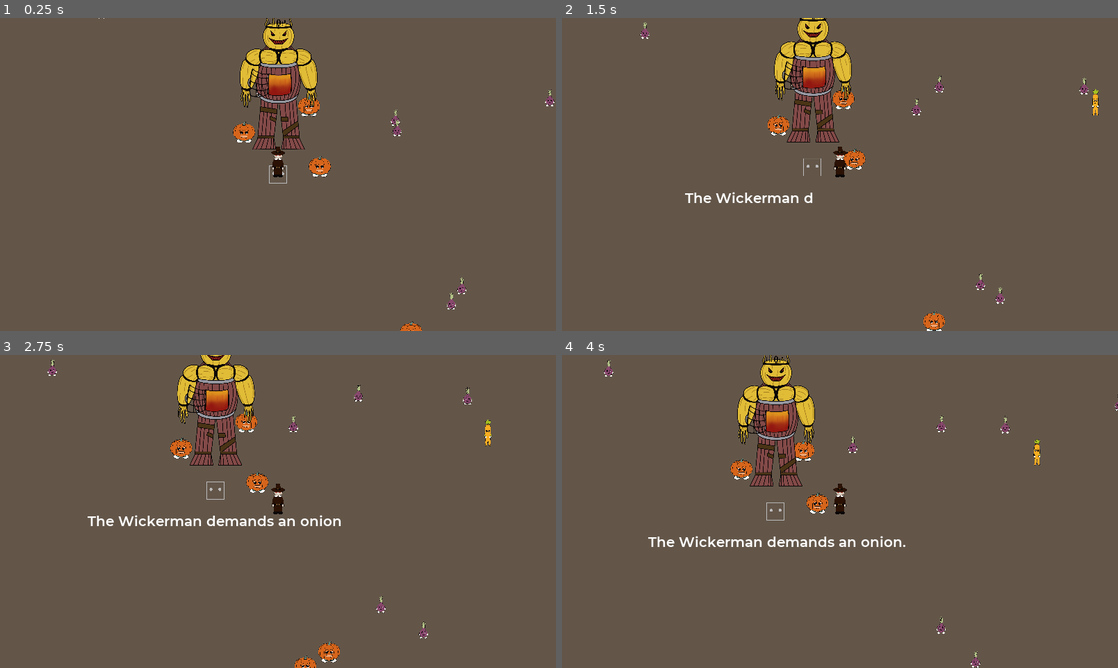
Above: before the commit, frames 1-4 (two rows, left to right).
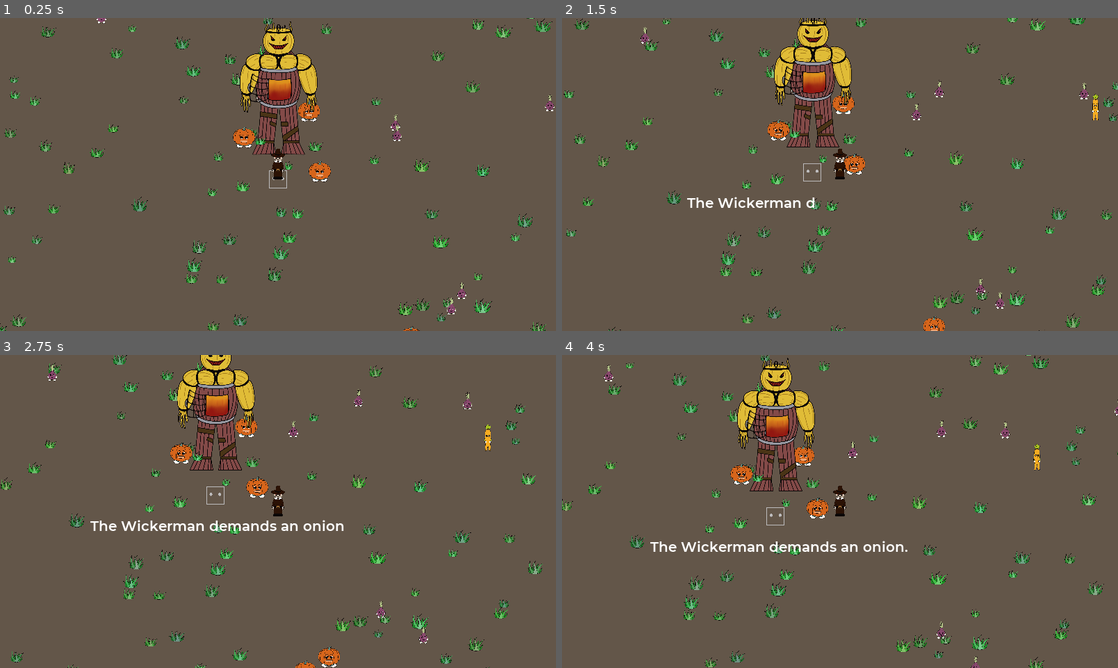
Above: after the commit, the same moments.

Repository: Ivorforce/Wickerman
Game: Godot game, scene res://Levels/Main.tscn
Same seed, same stepped clock (60 frames per second), same inputs: the game is played once before the commit and once after it. This scene is started directly instead of the project's main scene.
Inputs:
- Up to frame 1 (0.25 s): no input
- Up to frame 2 (1.5 s): tap Enter (action) at 0.5, 0.6 s; hold Right (right) 0.53-1.28 s; hold Down (down) from 1.28 s (still down); tap Space (attack) at 1.35 s
- Up to frame 3 (2.75 s): release Down (down) at 2.03 s; hold Right (right) from 2.03 s (still down); tap Enter (action) at 2.1 s
- Up to frame 4 (4 s): release Right (right) at 2.78 s; hold Up (up) 2.78-3.53 s; tap Space (attack) at 2.85 s; hold A (left) from 3.53 s (still down); tap Enter (action) at 3.6 s

The runs differ from the first frame. In frame 1, 6.0% of the frame differs, in the area x 0-100%, y 0-100%; in frame 2, 6.7%; in frame 3, 7.1%; in frame 4, 7.2%.

Commit message:
Add grass and exclamation points.

Diff:
--- /dev/null
+++ b/Actors/FX/ExclamationMark.gd
@@ -0,0 +1,9 @@
+extends Node2D
+class_name ExclamationMark
+
+var time_until_death := 0.2
+
+func _process(delta):
+	time_until_death -= delta
+	if time_until_death <= 0:
+		queue_free()
--- /dev/null
+++ b/Actors/FX/ExclamationMark.tscn
@@ -0,0 +1,11 @@
+[gd_scene load_steps=3 format=2]
+
+[ext_resource path="res://Actors/FX/exclamation_mark.png" type="Texture" id=1]
+[ext_resource path="res://Actors/FX/ExclamationMark.gd" type="Script" id=2]
+
+[node name="Node2D" type="Node2D"]
+script = ExtResource( 2 )
+
+[node name="Sprite" type="Sprite" parent="."]
+scale = Vector2( 0.02, 0.02 )
+texture = ExtResource( 1 )
--- a/Actors/NPC/Carrot/Carrot.tscn
+++ b/Actors/NPC/Carrot/Carrot.tscn
@@ -11,6 +11,7 @@
 extents = Vector2( 12, 15 )
 
 [node name="Carrot" type="KinematicBody2D"]
+position = Vector2( 0, -15 )
 collision_layer = 3
 script = ExtResource( 2 )
 CorpseEntity = ExtResource( 5 )
--- a/Actors/NPC/NPC.gd
+++ b/Actors/NPC/NPC.gd
@@ -4,6 +4,8 @@
 export var vegetable_type := 0
 export(PackedScene) var CorpseEntity
 onready var BloodEntity = preload("res://Scenery/Blood/Blood.tscn")
+
+onready var ExclamationMarkEntity := preload("res://Actors/FX/ExclamationMark.tscn")
 
 export var max_health := 2
 var health := 2
@@ -38,20 +40,12 @@
 
 func _on_damage_somewhere(victim: Node2D, cause: Node2D):
 	if victim.global_position.distance_squared_to(global_position) < sight_distance * sight_distance:
-		if is_alert_time <= 0:
-			is_shocked_time = initial_shock_time * rand_range(0.5, 1.0)
-		else:
-			is_shocked_time = 0.2
-
-		is_scared_target = cause
-		is_alert_time = max_alert_time
+		be_scared_of(cause)
 
 func damage(damage: int, source: Node2D):
 	health -= damage
 
-	is_scared_target = source
-	is_alert_time = max_alert_time
-
+	be_scared_of(source)
 	Deaths.emit_signal("on_damage", self, source)
 
 	if health <= 0:
@@ -67,6 +61,22 @@
 	else:
 		bleed(0.5)
 
+
+func be_scared_of(cause: Node2D):
+	if is_alert_time <= 0:
+		is_shocked_time = initial_shock_time * rand_range(0.5, 1.0)
+	else:
+		is_shocked_time = 0.2
+
+	is_scared_target = cause
+	is_alert_time = max_alert_time
+
+	var exclamation_mark := ExclamationMarkEntity.instance()
+	exclamation_mark.time_until_death = max(is_shocked_time - 0.05, 0.2)
+	add_child(exclamation_mark)
+	exclamation_mark.global_position = global_position - Vector2(0, 80)
+
+
 func bleed(scale: float):
 	var blood: Node2D = BloodEntity.instance()
 	scale = rand_range(0.06, 0.09) * scale
--- a/Actors/NPC/Onion/Onion.tscn
+++ b/Actors/NPC/Onion/Onion.tscn
@@ -11,6 +11,7 @@
 extents = Vector2( 16, 9 )
 
 [node name="Onion" type="KinematicBody2D"]
+position = Vector2( 0, -9 )
 collision_layer = 3
 script = ExtResource( 2 )
 vegetable_type = 1
--- a/Actors/NPC/Pumpkin/Pumpkin.tscn
+++ b/Actors/NPC/Pumpkin/Pumpkin.tscn
@@ -11,6 +11,7 @@
 extents = Vector2( 37, 23 )
 
 [node name="Pumpkin" type="KinematicBody2D"]
+position = Vector2( 0, -23 )
 collision_layer = 3
 script = ExtResource( 2 )
 vegetable_type = 2
--- a/Actors/Player/Player.tscn
+++ b/Actors/Player/Player.tscn
@@ -14,27 +14,18 @@
 [sub_resource type="RectangleShape2D" id=3]
 extents = Vector2( 13, 9.5 )
 
-[sub_resource type="RectangleShape2D" id=2]
-
 [node name="PlayerTopDownAcceleration" type="KinematicBody2D"]
 script = ExtResource( 6 )
 
 [node name="AnimatedSprite" type="AnimatedSprite" parent="."]
-position = Vector2( 1, -44 )
+position = Vector2( 1, -53 )
 scale = Vector2( 0.08, 0.08 )
 frames = SubResource( 1 )
 
 [node name="PhysicsShape" type="CollisionShape2D" parent="."]
-position = Vector2( 0.0500011, 0.200008 )
+position = Vector2( 0, -10 )
 shape = SubResource( 3 )
 
-[node name="HitBox" type="Area2D" parent="."]
-collision_layer = 4
-collision_mask = 8
-
-[node name="HitShape" type="CollisionShape2D" parent="HitBox"]
-position = Vector2( 0.0500011, -11.3 )
-shape = SubResource( 2 )
-
 [node name="Camera2D" type="Camera2D" parent="."]
+position = Vector2( 0, -17 )
 current = true
--- a/Actors/Wickerman/Wickerman.tscn
+++ b/Actors/Wickerman/Wickerman.tscn
@@ -7,6 +7,7 @@
 extents = Vector2( 83, 43 )
 
 [node name="Wickerman" type="KinematicBody2D"]
+position = Vector2( 0, -40 )
 script = ExtResource( 2 )
 
 [node name="Sprite" type="Sprite" parent="."]
--- a/Levels/Level1.gd
+++ b/Levels/Level1.gd
@@ -3,6 +3,8 @@
 onready var CarrotEntity = preload("res://Actors/NPC/Carrot/Carrot.tscn")
 onready var OnionEntity = preload("res://Actors/NPC/Onion/Onion.tscn")
 onready var PumpkinEntity = preload("res://Actors/NPC/Pumpkin/Pumpkin.tscn")
+
+onready var FoliageEntity = preload("res://Scenery/Foliage/Grass.tscn")
 
 onready var entities = $Entities
 
@@ -20,3 +22,8 @@
 			var entity: NPC = EntityType.instance()
 			entity.global_position = center + Vector2(rand_range(-200, 200), rand_range(-200, 200))
 			entities.add_child(entity)
+
+	for i in range(500):
+		var entity: Grass = FoliageEntity.instance()
+		entity.global_position = Vector2(rand_range(-2000, 2000), rand_range(-2000, 2000))
+		entities.add_child(entity)
--- a/Levels/Main.tscn
+++ b/Levels/Main.tscn
@@ -18,6 +18,9 @@
 [node name="Level1" parent="." instance=ExtResource( 2 )]
 position = Vector2( 984, 536 )
 
+[node name="Player" parent="Level1/Entities" index="1" instance=ExtResource( 4 )]
+position = Vector2( 2, 165 )
+
 [node name="WickermanDemandText" type="Label" parent="Level1"]
 unique_name_in_owner = true
 margin_left = -438.0
@@ -26,12 +29,10 @@
 margin_bottom = 303.0
 custom_fonts/font = SubResource( 1 )
 text = "The wickerman demands an onion."
+align = 1
 script = ExtResource( 8 )
 
 [node name="Tween" type="Tween" parent="Level1/WickermanDemandText"]
-
-[node name="Player" parent="Level1/Entities" index="1" instance=ExtResource( 4 )]
-position = Vector2( 2, 165 )
 
 [node name="Particles" type="Node2D" parent="."]
 position = Vector2( 0, 6.15164 )
--- /dev/null
+++ b/Scenery/Foliage/Grass.gd
@@ -0,0 +1,11 @@
+extends Node2D
+class_name Grass
+
+func _ready():
+	var _scale := rand_range(0.7, 1.3)
+	scale = Vector2(_scale * rand_range(0.9, 1.1), _scale * rand_range(0.9, 1.1))
+
+	var color := Vector3(rand_range(0.7, 1.0), rand_range(0.7, 1.0), rand_range(0.7, 1.0))
+
+	$Sprite.material = $Sprite.material.duplicate()
+	$Sprite.material.set_shader_param("color", color)
--- /dev/null
+++ b/Scenery/Foliage/Grass.tscn
@@ -0,0 +1,30 @@
+[gd_scene load_steps=5 format=2]
+
+[ext_resource path="res://Scenery/Foliage/Grass.gd" type="Script" id=1]
+[ext_resource path="res://Scenery/Foliage/grass.png" type="Texture" id=2]
+
+[sub_resource type="Shader" id=1]
+code = "shader_type canvas_item;
+
+uniform vec3 color;
+
+void fragment() {
+    vec4 c = texture(TEXTURE, UV);
+
+    COLOR = vec4(c.rgb * color, c.a);
+}
+"
+
+[sub_resource type="ShaderMaterial" id=2]
+render_priority = 1
+shader = SubResource( 1 )
+shader_param/color = null
+
+[node name="Node2D" type="Node2D"]
+script = ExtResource( 1 )
+
+[node name="Sprite" type="Sprite" parent="."]
+material = SubResource( 2 )
+position = Vector2( -3.55271e-15, -21 )
+scale = Vector2( 0.05, 0.05 )
+texture = ExtResource( 2 )
--- a/project.godot
+++ b/project.godot
@@ -23,6 +23,16 @@
 "class": "DemandText",
 "language": "GDScript",
 "path": "res://Levels/DemandText.gd"
+}, {
+"base": "Node2D",
+"class": "ExclamationMark",
+"language": "GDScript",
+"path": "res://Actors/FX/ExclamationMark.gd"
+}, {
+"base": "Node2D",
+"class": "Grass",
+"language": "GDScript",
+"path": "res://Scenery/Foliage/Grass.gd"
 }, {
 "base": "KinematicBody2D",
 "class": "NPC",
@@ -53,6 +63,8 @@
 "Attackable": "",
 "Corpse": "",
 "DemandText": "",
+"ExclamationMark": "",
+"Grass": "",
 "NPC": "",
 "PlayerAttackFX": "",
 "PlayerController": "",
Binary file added: Actors/FX/exclamation_mark.png
Not shown, added: Actors/FX/exclamation_mark.png.import
Not shown: 1 places in Actors/Player/Player.tscn that only renumber resources
Binary file added: Scenery/Foliage/grass.png
Not shown, added: Scenery/Foliage/grass.png.import
